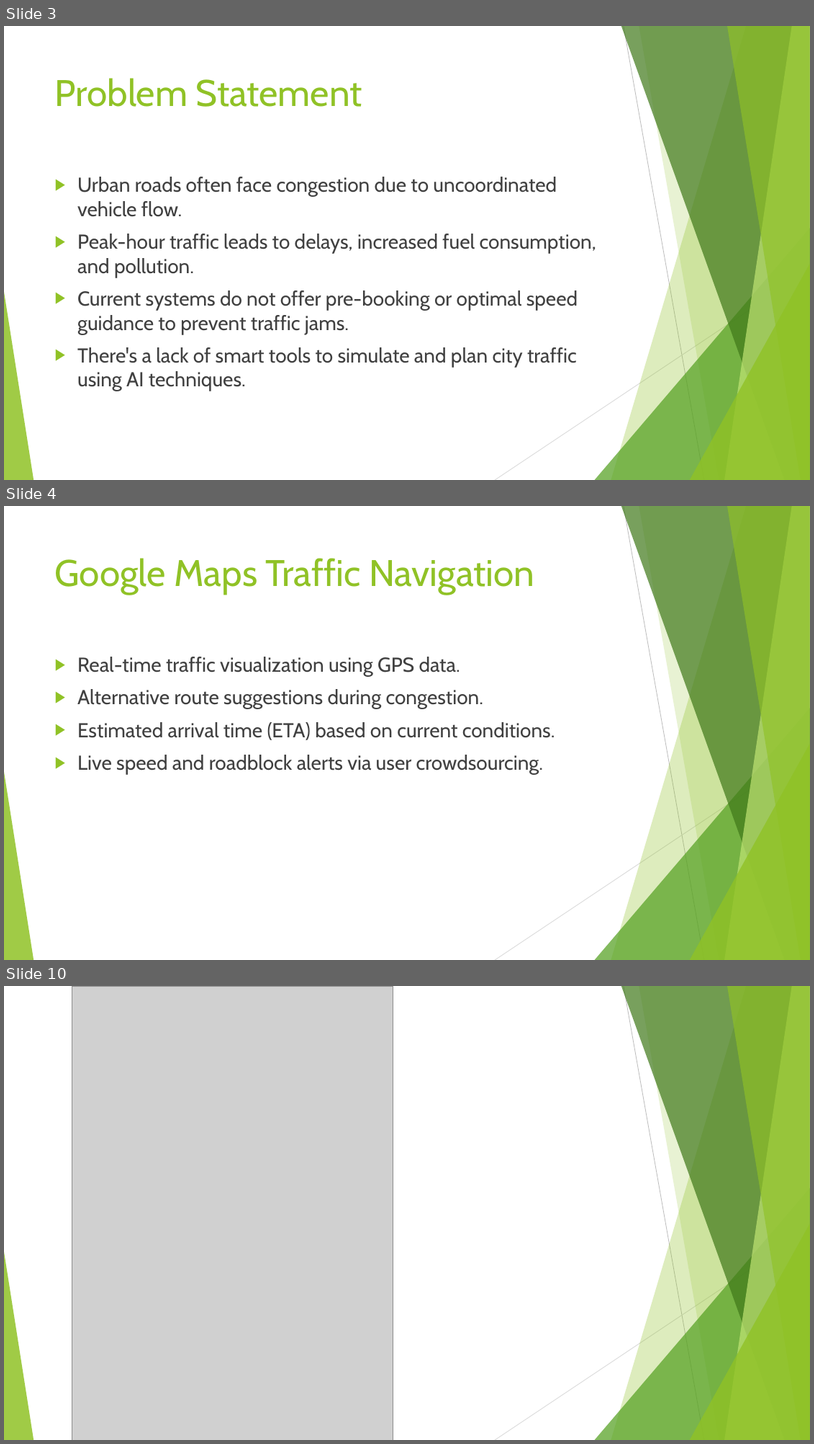
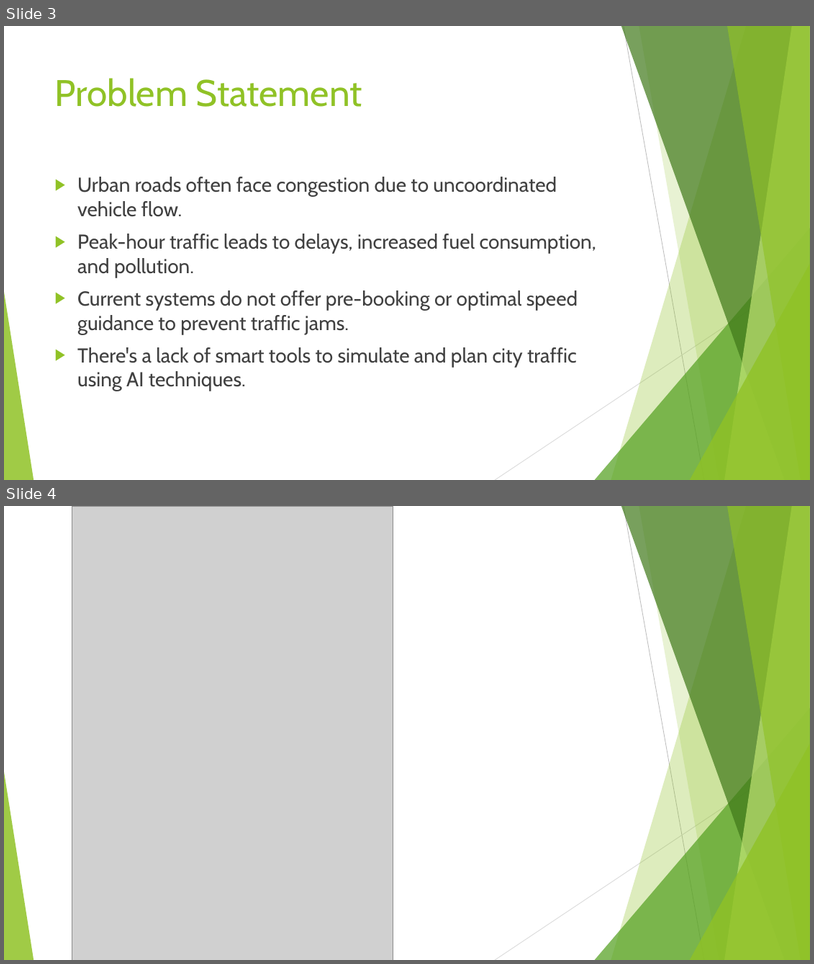
Before and after one commit to sanjaykn8/SE_MiniProject, a slide deck: SE_new.pptx. Shown one above the other, each under a label of ours: slides 3, 4 and 10 before the commit, slides 3 and 4 after it; the slides between them are not shown. The pictures are 814x1444 and 814x964 pixels, drawn with LibreOffice and Linux fonts; fonts in the diff are those of the drawing; grey boxes stand for pictures. Boxes give left, top, right and bottom in pixels: in the first picture for what was removed or moved away, otherwise in the second. Text is boxed around its words. In the diff, an @@ line names an element or a change of style, - is before the commit and + after.

```diff
--- a/SE_new.pptx
+++ b/SE_new.pptx
@@ slide 4 removed at (4,506,810,960), background #FFFFFF; not listed: 10 template elements that a slide beside it also shows @@
@@ title removed at (55,558,535,594) @@
-Google Maps Traffic Navigation
@@ text removed at (77,656,556,774) @@
-▶ Real-time traffic visualization using GPS data.
-▶ Alternative route suggestions during congestion.
-▶ Estimated arrival time (ETA) based on current conditions.
-▶ Live speed and roadblock alerts via user crowdsourcing.
@@ what was slide 10 is now slide 4 @@
```
Also in this commit, not shown: 5 other slides removed.
